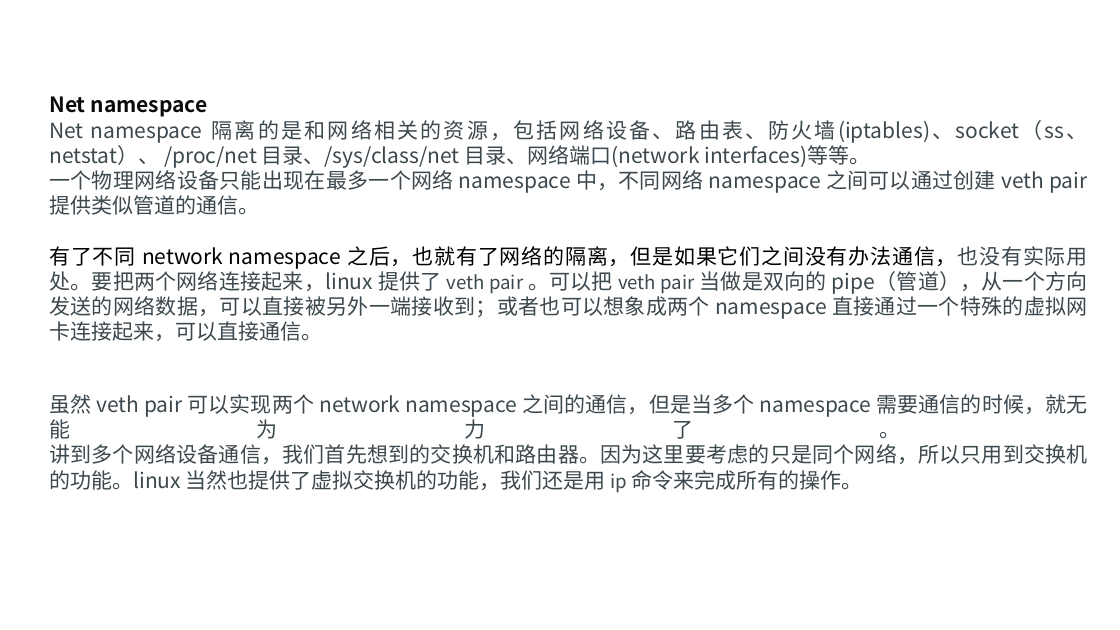
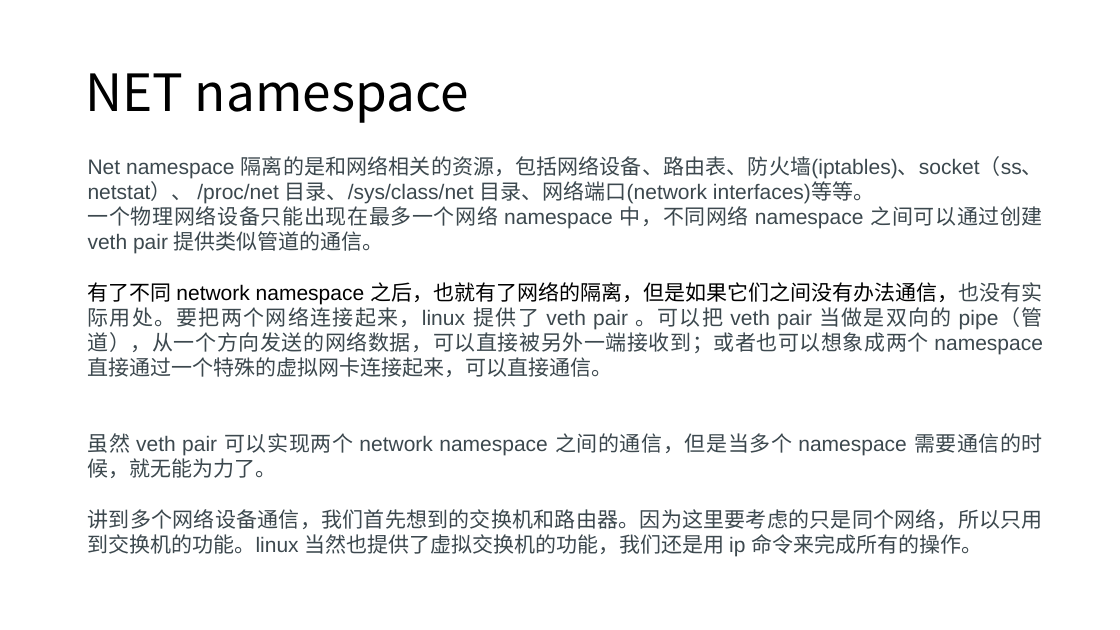
Before and after one commit to axzxs2001/Asp.NetCoreExperiment, a slide deck: slide 10 of Asp.NetCoreExperiment/kubernetes/kubernetes.pptx (slide 8 before the commit). Drawn at 1120x630 pixels with LibreOffice and Linux fonts; fonts in the diff are those of the drawing; background and template pictures are left out. Boxes give left, top, right and bottom in pixels: in the first picture for what was removed or moved away, otherwise in the second. Text is boxed around its words. In the diff, an @@ line names an element or a change of style, - is before the commit and + after.

```diff
--- a/Asp.NetCoreExperiment/kubernetes/kubernetes.pptx
+++ b/Asp.NetCoreExperiment/kubernetes/kubernetes.pptx
@@ title added at (85, 73, 469, 123), 44 pt, text #000000 @@
+NET namespace
@@ text at (49, 96, 208, 117): paragraph removed @@
-Net namespace
@@ text "Net namespace 隔离的是和网络相关的资源，包括网络设备、路由表、防火墙(iptables)、socket（s ...": place and size @@
-text "Net namespace 隔离的是和网络相关的资源，包括网络设备、路由表、防火墙(iptables)、socket（s ..." at (49, 96, 1088, 493)
+text "Net namespace 隔离的是和网络相关的资源，包括网络设备、路由表、防火墙(iptables)、socket（s ..." at (88, 156, 1043, 556)
@@ text at (88, 156, 1043, 377): font Noto Sans CJK SC to Arial in "Net namespace 隔离的是和网络相关的资源，包括网络设备、路由表、防火墙(iptables)、socket（s ...", "一个物理网络设备只能出现在最多一个网络 namespace 中，不同网络 namespace 之间可以通过创建 veth ...", "有了不同 network namespace 之后，也就有了网络的隔离，但是如果它们之间没有办法通信，也没有实际用处。要 ..."; size 16 to 18 pt in "veth pair veth pair" @@
@@ text at (88, 433, 1043, 556): text changed; font Noto Sans CJK SC to Arial @@
-虽然 veth pair 可以实现两个 network namespace 之间的通信，但是当多个 namespace 需要通信的时候，就无能为力了。
-讲到多个网络设备通信，我们首先想到的交换机和路由器。因为这里要考虑的只是同个网络，所以只用到交换机的功能。linux 当然也提供了虚拟交换机的功能，我们还是用 ip 命令来完成所有的操作。
+虽然 veth pair 可以实现两个 network namespace 之间的通信，但是当多个 namespace 需要通信的时候，就无能为力了。
+讲到多个网络设备通信，我们首先想到的交换机和路由器。因为这里要考虑的只是同个网络，所以只用到交换机的功能。linux 当然也提供了虚拟交换机的功能，我们还是用 ip 命令来完成所有的操作。
```
Also in this commit, not shown: 12 other slides changed, 4 slides added, 1 slide removed.
